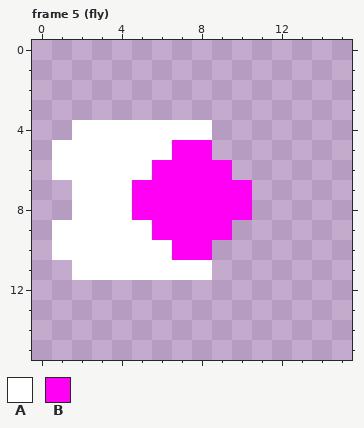
One commit to this pixel-art file: scenes/cannon/bullet/bullet.aseprite. This is how it looked before the edit.
16x16 pixels, 5 frames. Shown: frame 5 (fly). The commit also changed other frames, which this record leaves out.
Visible layers, top first: "Bullet", "Trail".
Palette (. is transparent): A #ffffff  B #ff00f5
Pixels before, frame 5 (fly), first column x 1:
 4 .AAAAAAA..
 5 AAAAAABB..
 6 AAAAABBBB.
 7 .AAABBBBBB
 8 .AAABBBBBB
 9 AAAAABBBB.
10 AAAAAABB..
11 .AAAAAAA..
And afterwards:
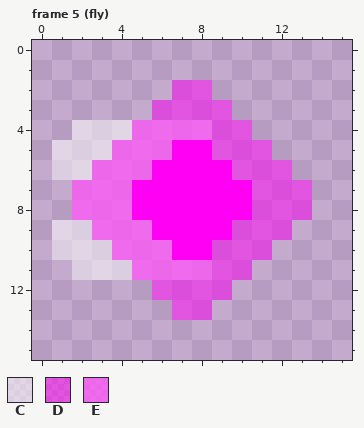
Colours new in this view: C #ffffff80  D #ff00f580  E #ff55f8c0
Changes in this commit:
layer "Trail" opacity 100% -> 50%
layer "Aureole" opacity 50% added
Changed rows in their new state; - is an unchanged pixel.
Frame 5 (fly):
first column x 1:
 2 ------DD-----
 3 -----DDDD----
 4 -CCCEEEEDD---
 5 CCCEEE--DDD--
 6 CCEEE----DDD-
 7 -EEE------DDD
 8 -EEE------DDD
 9 CCEEE----DDD-
10 CCCEEE--DDD--
11 -CCCEEEEDD---
12 -----DDDD----
13 ------DD-----
Changed places in both pictures, as pixel boxes (x1, y1, x2, y2):
changed: (52, 80, 312, 320)
